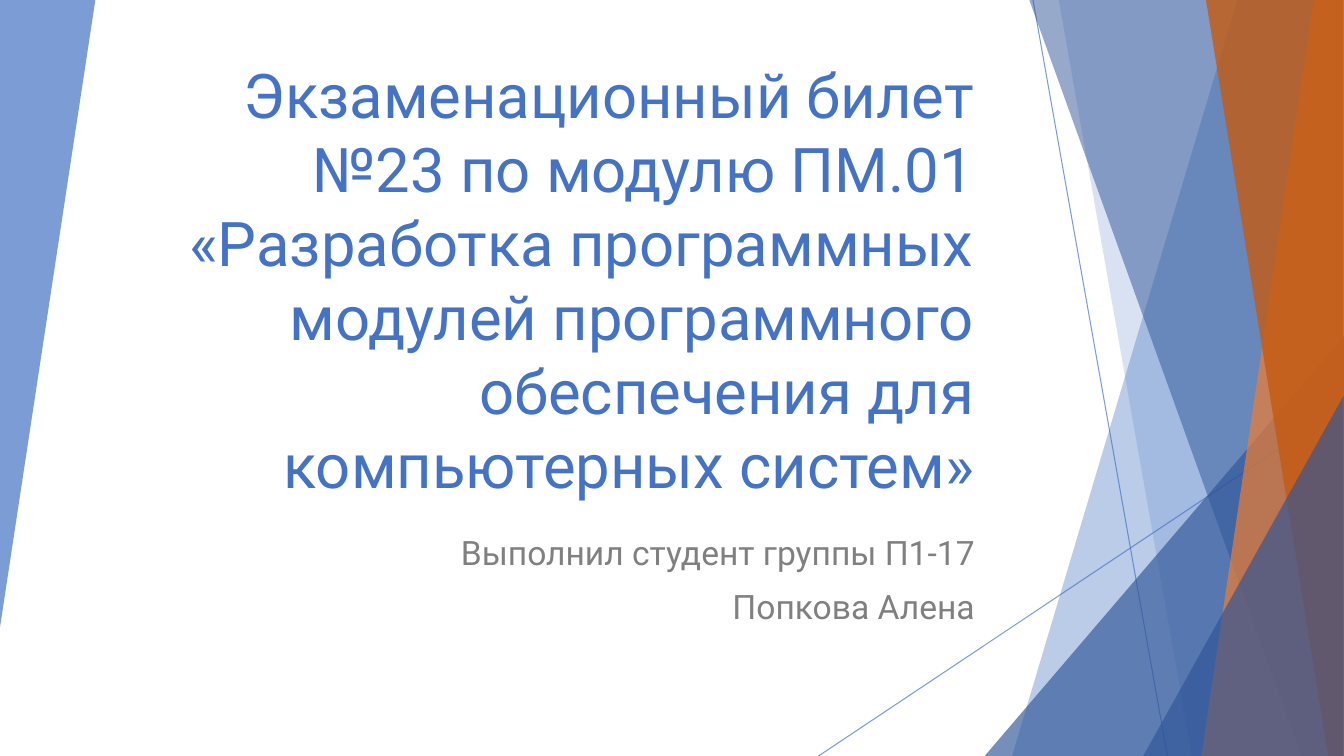
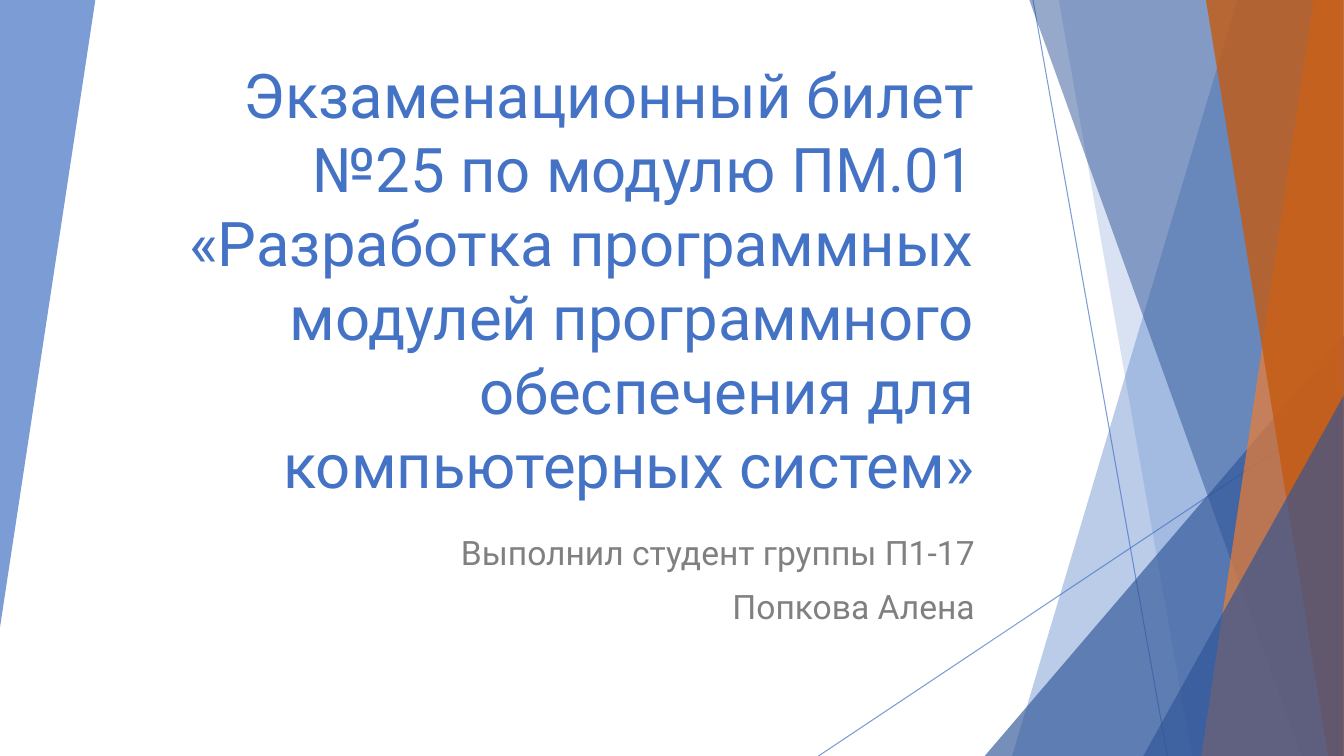
Before and after one commit to prog-kkkmt/p1-17, a slide deck: slide 1 of Модульный экзамен/Модульный экзамен Попкова.pptx. Drawn at 1344x756 pixels with LibreOffice and Linux fonts; fonts in the diff are those of the drawing. Boxes give left, top, right and bottom in pixels: in the first picture for what was removed or moved away, otherwise in the second. Text is boxed around its words. In the diff, an @@ line names an element or a change of style, - is before the commit and + after.

Commit message:
Update

```diff
--- a/Модульный экзамен/Модульный экзамен Попкова.pptx
+++ b/Модульный экзамен/Модульный экзамен Попкова.pptx
@@ title at <box>189,147,974,501</box>: text changed @@
-Экзаменационный билет №23 по модулю ПМ.01 «Разработка программных модулей программного обеспечения для компьютерных систем»
+Экзаменационный билет №25 по модулю ПМ.01 «Разработка программных модулей программного обеспечения для компьютерных систем»
```
